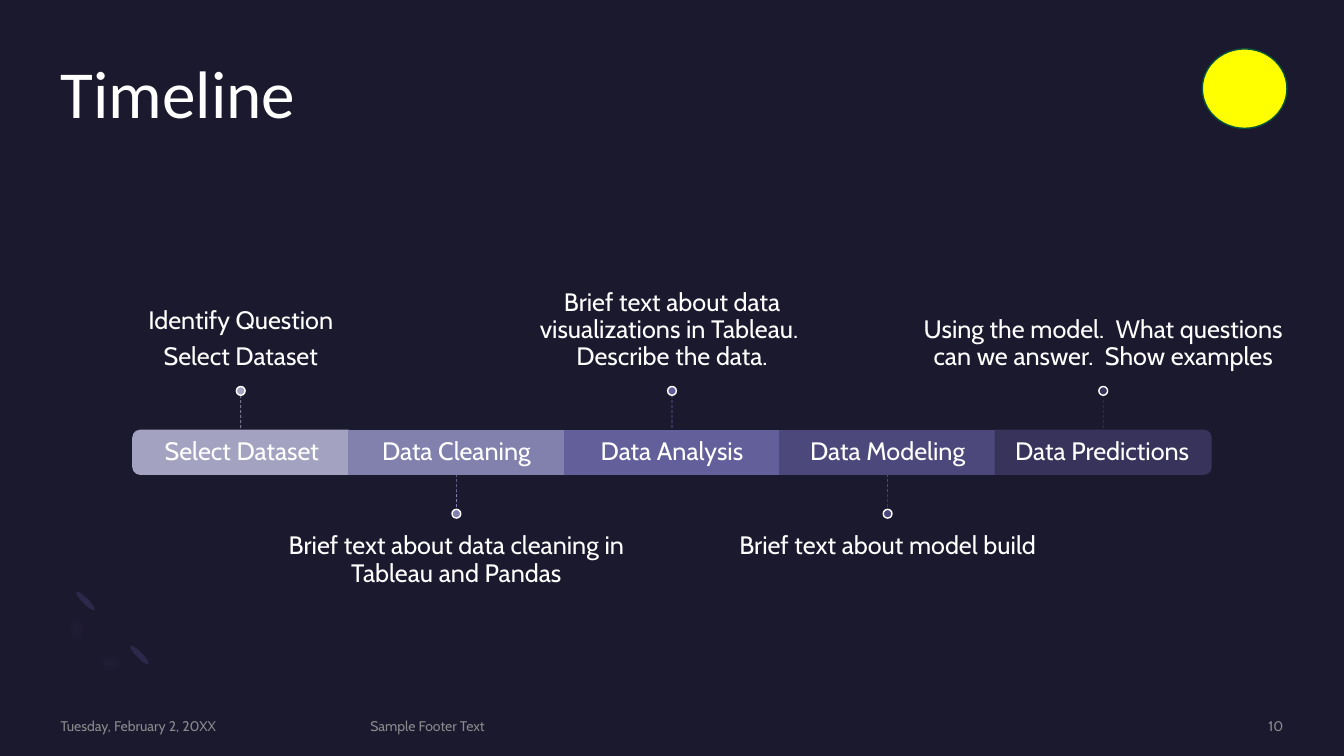
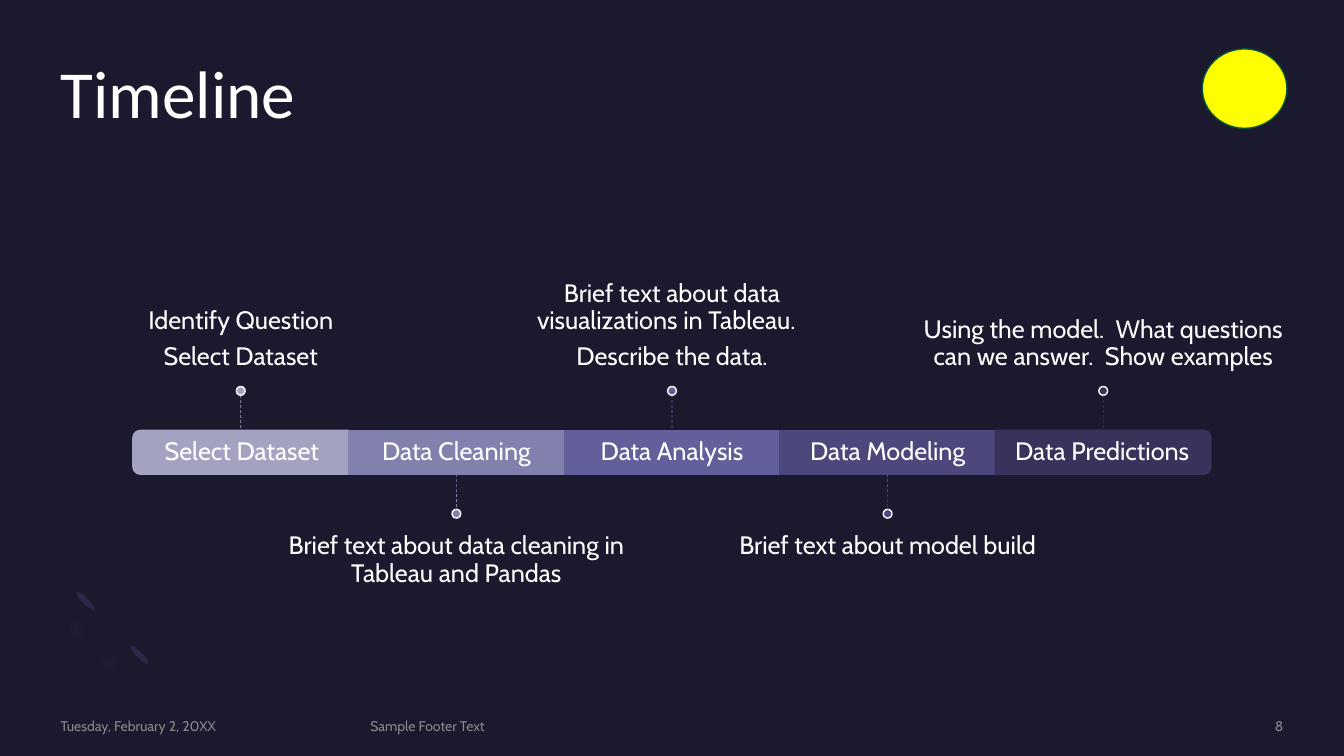
Before and after one commit to CMccormick0003/Data_Science_Salary_Trends, a slide deck: slide 8 of Presentation/draft_presentation_salaries_2023.pptx (slide 10 before the commit). Drawn at 1344x756 pixels with LibreOffice and Linux fonts; fonts in the diff are those of the drawing. Boxes give left, top, right and bottom in pixels: in the first picture for what was removed or moved away, otherwise in the second. Text is boxed around its words. In the diff, an @@ line names an element or a change of style, - is before the commit and + after.

Commit message:
updated presentation

```diff
--- a/Presentation/draft_presentation_salaries_2023.pptx
+++ b/Presentation/draft_presentation_salaries_2023.pptx
@@ text at <box>537,283,795,366</box>: text changed @@
-Brief text about data visualizations in Tableau. Describe the data.
+Brief text about data visualizations in Tableau.
+Describe the data.
@@ page number at <box>1275,721,1284,731</box>: text changed @@
-10
+8
```
Also in this commit, not shown: 3 other slides changed, 1 slide added, 1 slide removed.
